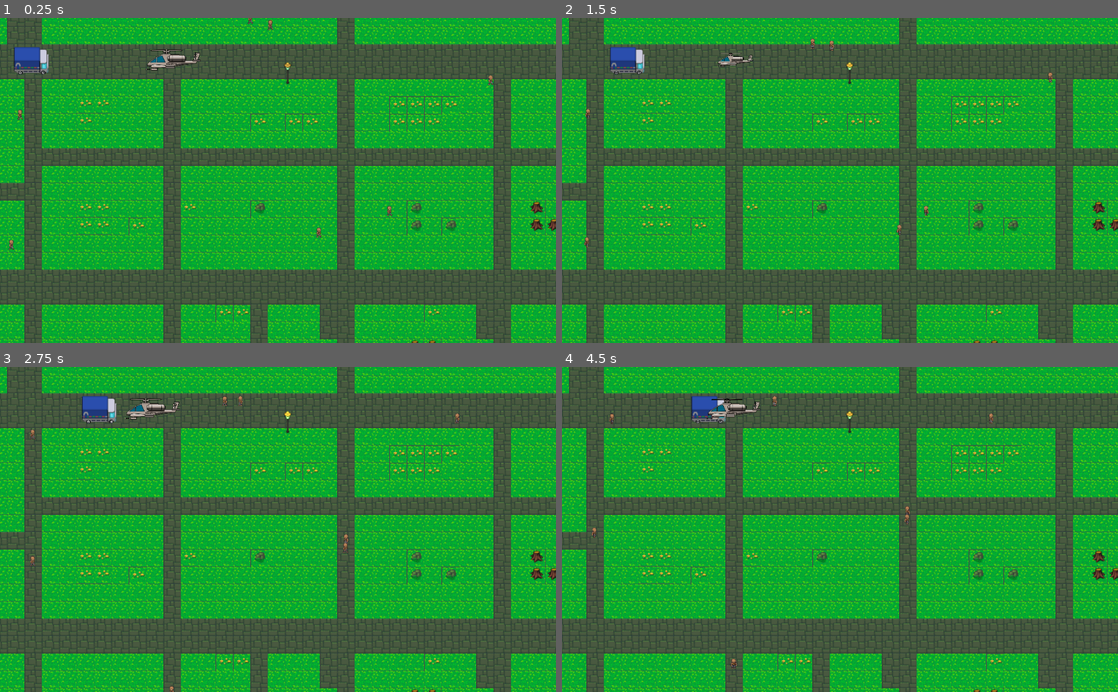
Above: before the commit, frames 1-4 (two rows, left to right).
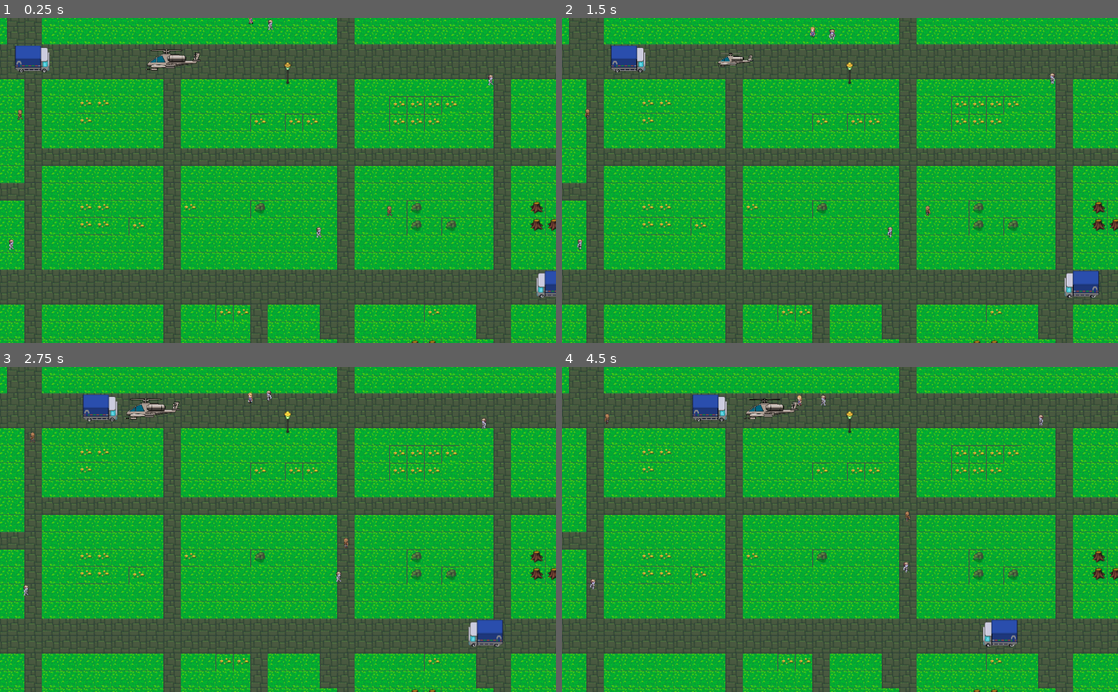
Above: after the commit, the same moments.

Repository: jesusadadfilho/gamejam
Game: Godot game, scene res://scenes/level1.tscn
Two runs of this game, one before a commit and one after it. Both use one fixed random seed, a clock stepped at 60 frames per second and the inputs below.
Inputs:
- Up to frame 1 (0.25 s): no input
- Up to frame 2 (1.5 s): hold Space (aterisar) 0.53-1.28 s; hold Right (ui_right) from 0.53 s (still down); tap Up (ui_up) at 0.77 s; tap Space (aterisar) at 1.35 s
- Up to frame 3 (2.75 s): tap Up (ui_up) at 1.52 s; release Right (ui_right) at 2.03 s; hold Left (ui_left) from 2.03 s (still down); hold Space (aterisar) from 2.03 s (still down)
- Up to frame 4 (4.5 s): release Left (ui_left) at 2.78 s; release Space (aterisar) at 2.78 s; hold Right (ui_right) 2.78-4.28 s; tap Space (aterisar) at 2.85, 4.35 s; tap Up (ui_up) at 3.02, 3.77 s; hold Space (aterisar) 3.53-4.28 s; hold Left (ui_left) from 4.28 s (still down)

The runs differ from the first frame. In frame 1, 0.6% of the frame differs, in the area x 1-100%, y 0-87%; in frame 2, 1.0%; in frame 3, 1.0%; in frame 4, 1.5%, in the area x 5-87%, y 8-93%.

Commit message:
PESSOAS

Diff:
--- a/scenes/Pessoa.tscn
+++ b/scenes/Pessoa.tscn
@@ -2,7 +2,7 @@
 
 [ext_resource path="res://scripts/pessoa.gd" type="Script" id=1]
 [ext_resource path="res://assets/imgs/itens/sangue.png" type="Texture" id=2]
-[ext_resource path="res://assets/imgs/pessoas/negao/negao.png" type="Texture" id=3]
+[ext_resource path="res://assets/imgs/pessoas/negao.png" type="Texture" id=3]
 
 [sub_resource type="CapsuleShape2D" id=1]
 radius = 8.74723
@@ -162,13 +162,14 @@
 
 [node name="sangue" type="Sprite" parent="."]
 visible = false
+modulate = Color( 0.666667, 0.129412, 0.129412, 1 )
 position = Vector2( 0, 5 )
 scale = Vector2( 0.128571, 0.128571 )
 texture = ExtResource( 2 )
 
 [node name="Sprite" type="Sprite" parent="."]
 position = Vector2( -0.890469, -8 )
-scale = Vector2( 0.8, 0.797972 )
+scale = Vector2( 0.8, 0.798409 )
 texture = ExtResource( 3 )
 vframes = 21
 hframes = 6
--- a/scenes/carro.tscn
+++ b/scenes/carro.tscn
@@ -65,14 +65,14 @@
 
 [node name="front" type="Sprite" parent="Sprite"]
 position = Vector2( -20.067, 22 )
-rotation = -1.95348
+rotation = -6.14538
 scale = Vector2( 0.0515493, 0.047794 )
 texture = ExtResource( 3 )
 flip_h = true
 
 [node name="back" type="Sprite" parent="Sprite"]
 position = Vector2( 22, 22 )
-rotation = -1.95348
+rotation = -6.14538
 scale = Vector2( 0.0515493, 0.047794 )
 texture = ExtResource( 3 )
 
--- a/scenes/level1.tscn
+++ b/scenes/level1.tscn
@@ -12,6 +12,7 @@
 script = ExtResource( 1 )
 
 [node name="nav" type="Navigation2D" parent="."]
+editor/display_folded = true
 
 [node name="map" type="TileMap" parent="nav"]
 position = Vector2( 0, 10 )
@@ -35,7 +36,11 @@
 editor/display_folded = true
 
 [node name="carro" parent="itens" instance=ExtResource( 4 )]
-position = Vector2( 45.2781, 78.9479 )
+position = Vector2( 47.0276, 75.4489 )
+
+[node name="carro2" parent="itens" instance=ExtResource( 4 )]
+position = Vector2( 1032.01, 491.838 )
+direction = -1
 
 [node name="teste" type="Sprite" parent="."]
 visible = false
@@ -50,5 +55,7 @@
 [node name="center" type="Position2D" parent="."]
 position = Vector2( -20.271, -36.0546 )
 z_index = 1
+
+[node name="tempo" type="Timer" parent="."]
 [connection signal="timeout" from="mob_time" to="." method="_on_mob_time_timeout"]
 [connection signal="pousar" from="nave" to="." method="_on_nave_pousar"]
--- a/scripts/carro.gd
+++ b/scripts/carro.gd
@@ -7,10 +7,12 @@
 var screen_size
 var velocity = Vector2()
 export var speed =   50
+export var direction  =  1
 
 # Called when the node enters the scene tree for the first time.
 func _ready():
-	velocity.x += speed
+	$Sprite.flip_h = false if direction == -1 else true
+	velocity.x += speed * direction
 	set_process(true)
 	screen_size = get_viewport_rect().size
 
@@ -20,9 +22,13 @@
 
 
 func _process(delta):
-	position += velocity * delta
 
-	if position.x > screen_size.x:
+	position += (velocity * delta)
+
+	if position.x > screen_size.x and direction == 1:
+		queue_free()
+
+	if position.x < 10 and direction == -1:
 		queue_free()
 	#position.x = clamp(position.x, 0, screen_size.x)
 
--- a/scripts/main.gd
+++ b/scripts/main.gd
@@ -1,16 +1,18 @@
 extends Node2D
 
 signal uptdate_map
-
 onready var pessoa  = preload("res://scenes/pessoa.tscn")
 onready var nav = $nav
 onready var map = $nav/map
 var pessoas = []
+var avisarfuga =  false
+
 
 func _ready():
 	randomize()
 	gerarPessoasMapa()
 	set_process_input(true)
+	set_process(true)
 
 func gerarPessoasMapa():
 	var ponto = $center
@@ -23,8 +25,11 @@
 		add_child(m)
 		m.setAnimDirection()
 
+func _on_nave_pousar(nave):
+	if not pessoas.empty():
+		for pes in pessoas:
+			pes. goal =  $nave.position
+			pes.avisarFuga()
 
-func _on_nave_pousar(nave):
-	for pes in pessoas:
-		pes.goal =  nave.position
-		pes.avisarFuga()
+func removePessoa():
+	self.pessoas
--- a/scripts/pessoa.gd
+++ b/scripts/pessoa.gd
@@ -15,18 +15,40 @@
 const DIREITA = 3
 
 const NEGAO = 1
+const BRUGUELO = 2
+const VELHO = 3
+const MULHER = 4
+
+signal morrir
+
 
 var fugir = false
 var morto =  false
 
 func _ready():
+	randomize()
 	pos  = position
-	sprite.texture =  get_sprite_categoria()
+	setCategoria()
 	set_physics_process(true)
 
-func get_sprite_categoria():
-	var textura = load("res://assets/imgs/pessoas/negao/negao.png")
-	return textura
+func setCategoria():
+	var pessoa = int(rand_range(1,5))
+	if pessoa == NEGAO:
+		speed = rand_range(40,50)
+		set_sprite_categoria("negao")
+	elif pessoa == BRUGUELO:
+		speed = rand_range(20,30)
+		set_sprite_categoria("menino")
+	elif pessoa == VELHO:
+		speed = rand_range(10,20)
+		set_sprite_categoria("velho")
+	elif pessoa == MULHER:
+		speed = rand_range(20,30)
+		set_sprite_categoria("mulher")
+
+func set_sprite_categoria(cat):
+	var textura = load("res://assets/imgs/pessoas/%s.png" % cat)
+	sprite.texture = textura
 
 func _physics_process(delta):
 	if (fugir and not morto):
@@ -99,9 +121,13 @@
 
 func morrer():
 	morto  = true
+	$AnimationPlayer.play("morrer")
 	remove_child($CollisionShape2D)
-	$AnimationPlayer.play("morrer")
 	$timeMorrer.start()
+	emit_signal("morrir")
+
+func conectarObject(object):
+	connect("morrir", object, "removePessoa")
 
 
 func avisarFuga():
Binary file added: assets/imgs/pessoas/menino.png
Not shown, added: assets/imgs/pessoas/menino.png.import
Binary file added: assets/imgs/pessoas/mulher.png
Not shown, added: assets/imgs/pessoas/mulher.png.import
Renamed: assets/imgs/pessoas/negao/negao.png -> assets/imgs/pessoas/negao.png
Not shown, added: assets/imgs/pessoas/negao.png.import
Binary file added: assets/imgs/pessoas/velho.png
Not shown, changed: assets/imgs/pessoas/velho.png.import
